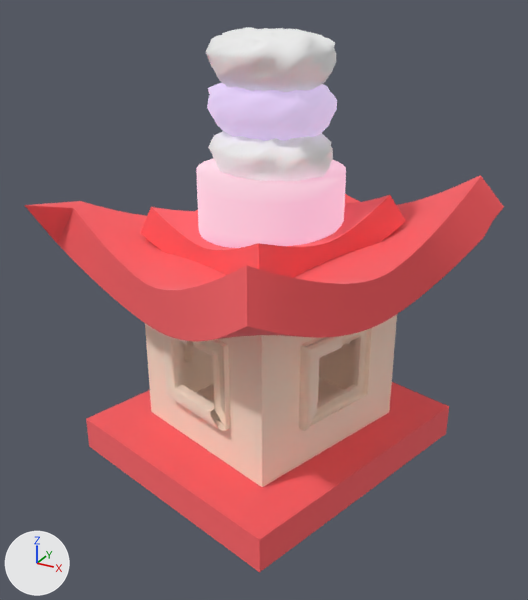
A saved change to the glTF model public/assets/models/statue.gltf.
Rendered twice from a 50 mm camera at (1.089, -5.208, 1.78) aimed at (-0.131, -2.99, 0.671). Every picture has the same lights, and +X, +Y and +Z are marked at lower left. Where no turn or scale is listed for an object, it has been applied to the vertices.
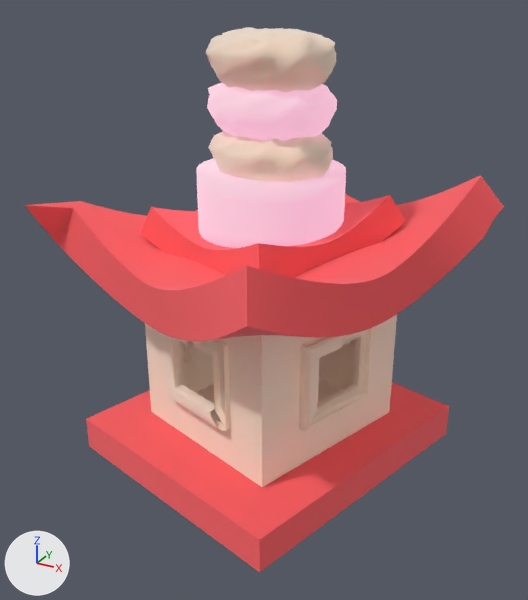
Where the change shows, as pixel boxes (x1, y1, x2, y2) in the pictures (528 x 600 px):
'Sphere.002', recoloured
    both: (206, 27, 336, 92)
'3rd Sphere', recoloured
    both: (207, 83, 337, 141)
'Sphere.1', recoloured
    both: (208, 131, 333, 182)

What the commit changed:
me_mesh_3 has 482 vertices, 960 faces and spans x -0.226..0.237, y -0.206..0.201, z -0.183..0.044.
me_mesh_3 no longer uses material mat_material (white #ffffff).
me_mesh_3 now uses material mat_window_sill.
me_mesh_5 has 482 vertices, 960 faces and spans x -0.236..0.222, y -0.209..0.21, z -0.183..0.044.
me_mesh_5 no longer uses material mat_pink_grass (light grey #d0c0d9).
me_mesh_5 now uses material mat_pink (green #abceb9).
me_mesh_6 has 482 vertices, 960 faces and spans x -0.226..0.237, y -0.206..0.201, z -0.183..0.044.
me_mesh_6 no longer uses material mat_material_001 (white #ffffff).
me_mesh_6 now uses material mat_window_sill.
